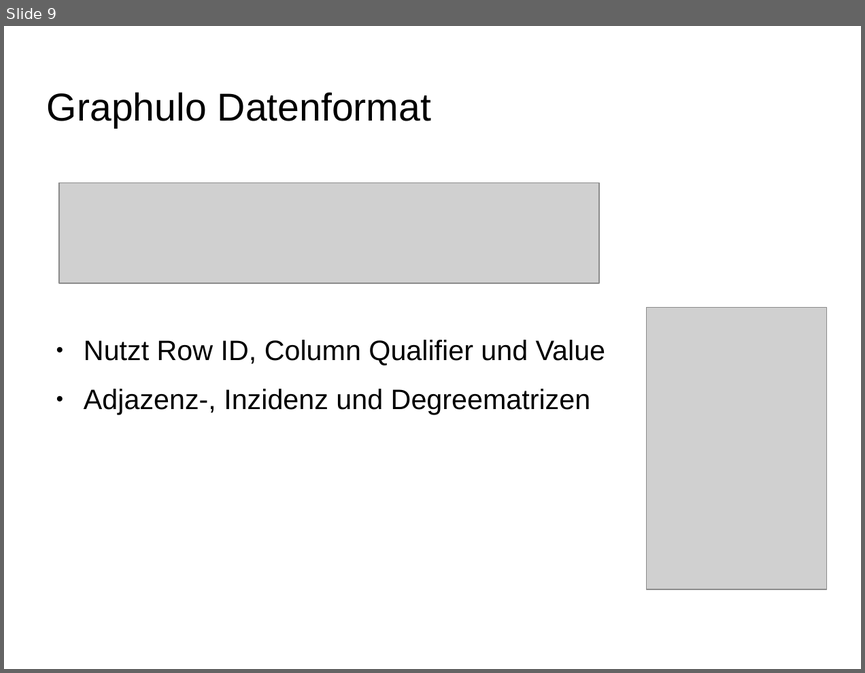
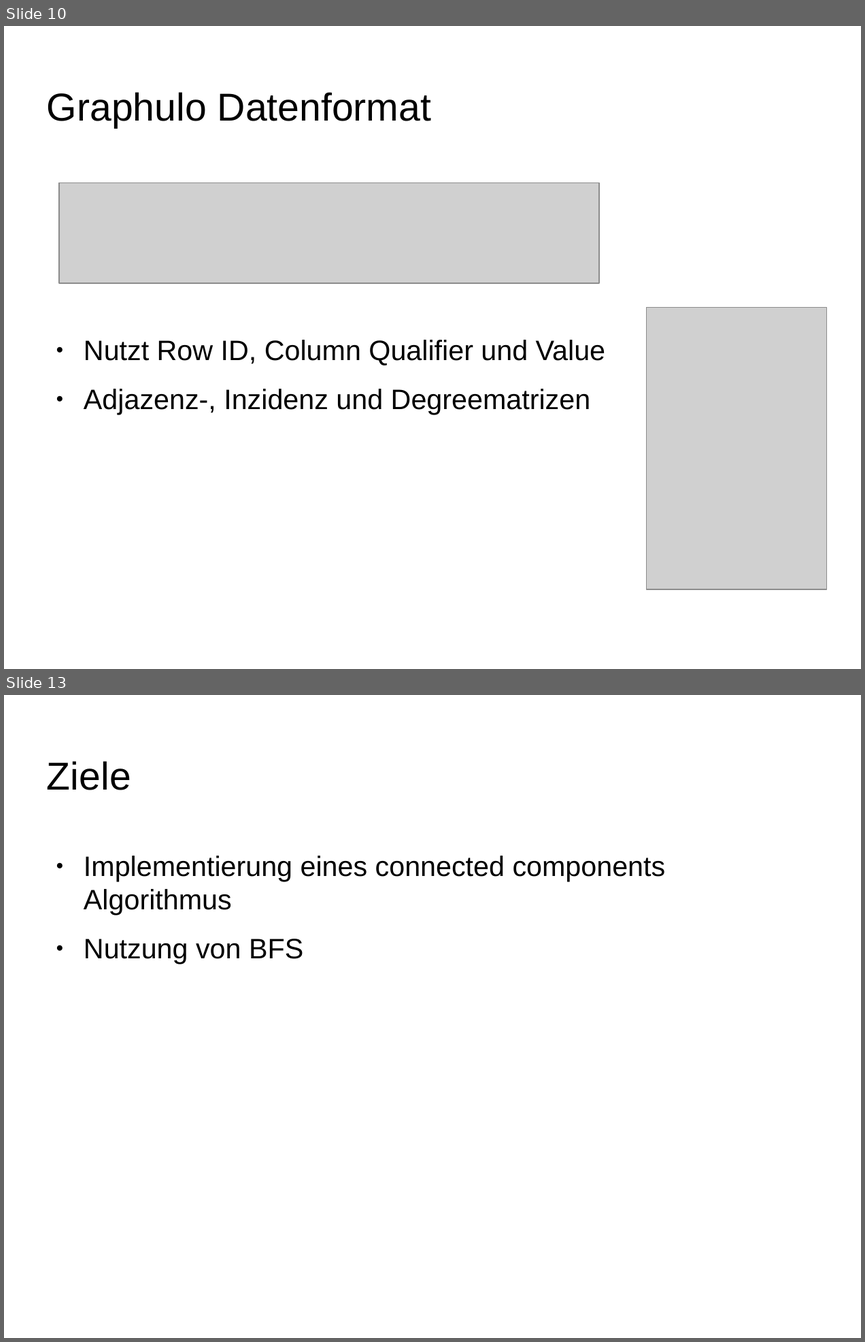
Before and after one commit to ScaDS/dblp-graphulo, a slide deck: doc/testat1.odp. Shown one above the other, each under a label of ours: slide 9 before the commit, slides 10 and 13 after it; the slides between them are not shown. The pictures are 865x673 and 865x1342 pixels, drawn with LibreOffice and Linux fonts; fonts in the diff are those of the drawing; grey boxes stand for pictures; background and template pictures are left out. Boxes give left, top, right and bottom in pixels: in the first picture for what was removed or moved away, otherwise in the second. Text is boxed around its words. In the diff, an @@ line names an element or a change of style, - is before the commit and + after.

```diff
--- a/doc/testat1.odp
+++ b/doc/testat1.odp
@@ slide 13 added at (4, 695, 861, 1338), background picture (left out) @@
@@ title added at (47, 761, 131, 790), 36 pt, text #000000 @@
+Ziele
@@ text added at (84, 855, 666, 964), 26 pt, text #000000 @@
+● Implementierung eines connected components Algorithmus
+● Nutzung von BFS
@@ what was slide 9 is now slide 10 @@
```
Also in this commit, not shown: 5 other slides added, 1 slide removed, 3 other files.
